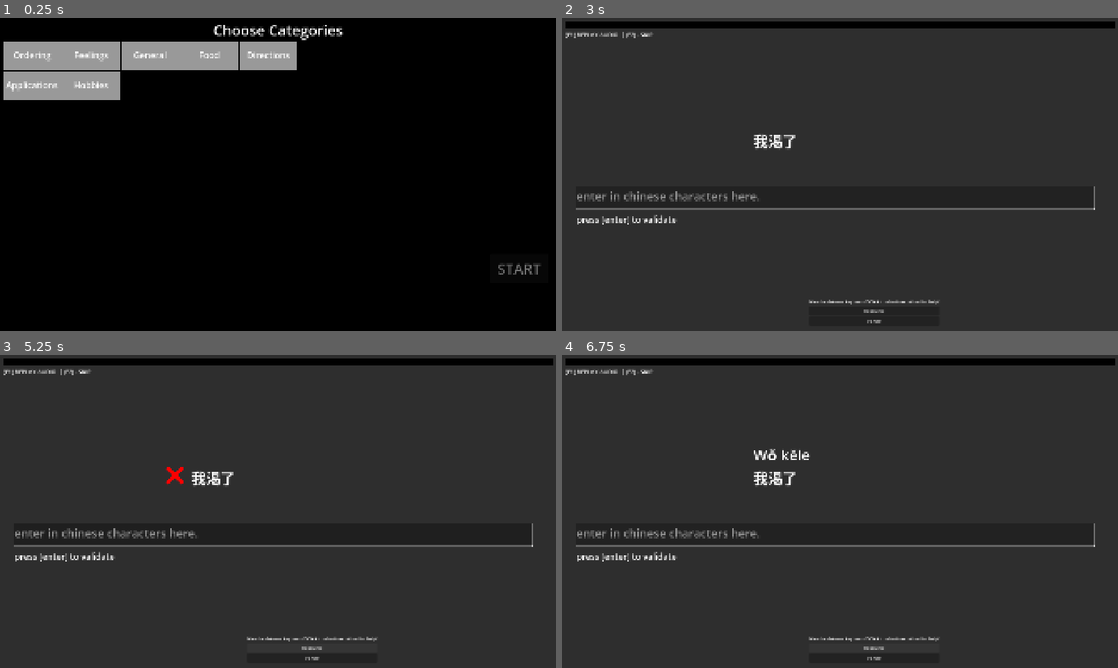
Above: before the commit, frames 1-4 (two rows, left to right).
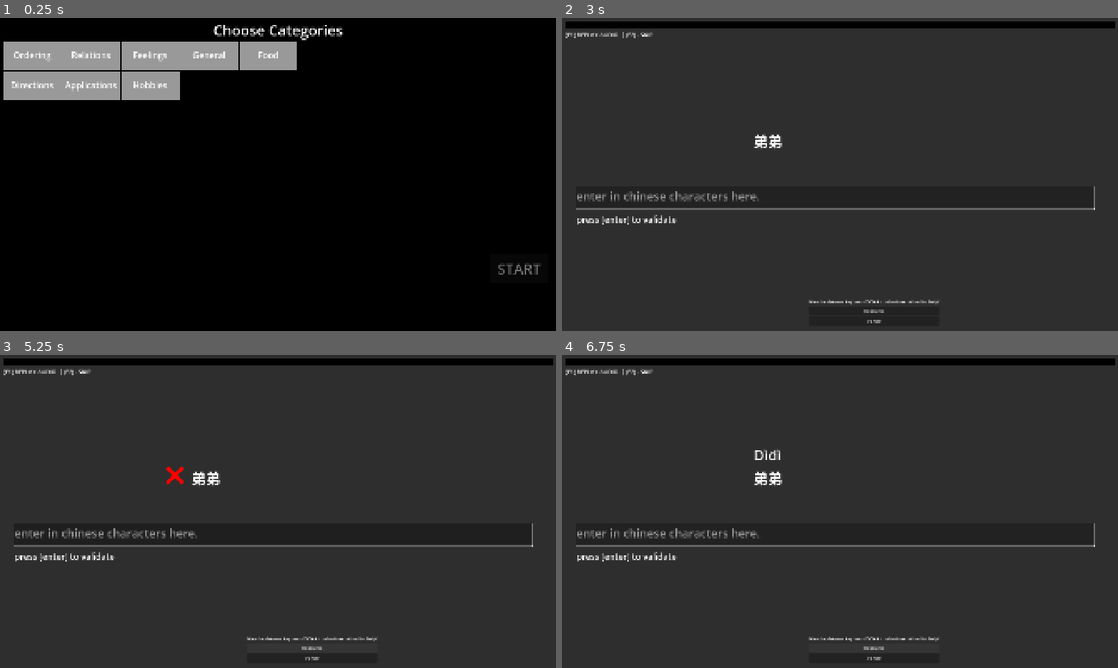
Above: after the commit, the same moments.

Repository: mathew-tran/chinese-learner
Game: Godot game, scene res://Scenes/Main.tscn
Same seed, same stepped clock (60 frames per second), same inputs: the game is played once before the commit and once after it.
Inputs (mouse positions are in pixels of both pictures, inside the frame that each line leads up to):
- Up to frame 1 (0.25 s): no input
- Up to frame 2 (3 s): click (834, 196) at 0.52 s; type "Alex" at 0.6 s; click "Resource" at 1.25 s; click (650, 55) at 2 s, where only the run after the commit has a clickable "Relations"; click "START" at 2.75 s
- Up to frame 3 (5.25 s): click "Resource" at 3.5 s; click "Resource" at 4.25 s; tap Enter at 5 s
- Up to frame 4 (6.75 s): tap Enter at 5.75, 6.5 s

The runs differ from the first frame. In frame 1, 1.5% of the frame differs, in the area x 1-53%, y 10-27%; in frame 2, 0.2%; in frame 3, 0.2%; in frame 4, 0.4%.
Error in both runs: Invalid access of index '0' on a base object of type: 'PackedStringArray'. (res://Scripts/Autoloads/Helper.gd:10)

Commit message:
add relations module

Diff:
--- /dev/null
+++ b/Content/Modules/Module_Relations.tres
@@ -0,0 +1,9 @@
+[gd_resource type="Resource" script_class="ModuleData" load_steps=2 format=3 uid="uid://w7ww43sgf38v"]
+
+[ext_resource type="Script" uid="uid://d3cqgtt72i0q" path="res://DataTypes/ModuleData.gd" id="1_novnp"]
+
+[resource]
+script = ExtResource("1_novnp")
+ModuleName = "Relations"
+Topic = "res://Content/Topics/Relationships"
+metadata/_custom_type_script = "uid://d3cqgtt72i0q"
--- /dev/null
+++ b/Content/Topics/Relationships/Sentence_Relation_Auntie.tres
@@ -0,0 +1,10 @@
+[gd_resource type="Resource" script_class="SentenceData" load_steps=2 format=3 uid="uid://btok5vlva4d51"]
+
+[ext_resource type="Script" uid="uid://clouyvwi1n3sy" path="res://DataTypes/SentenceData.gd" id="1_vi3ey"]
+
+[resource]
+script = ExtResource("1_vi3ey")
+Sentence = "阿姨"
+TranslatedSentence = "Auntie"
+Pinyin = "Āyí"
+metadata/_custom_type_script = "uid://clouyvwi1n3sy"
--- /dev/null
+++ b/Content/Topics/Relationships/Sentence_Relation_Boyfriend.tres
@@ -0,0 +1,10 @@
+[gd_resource type="Resource" script_class="SentenceData" load_steps=2 format=3 uid="uid://uryooexlq8sf"]
+
+[ext_resource type="Script" uid="uid://clouyvwi1n3sy" path="res://DataTypes/SentenceData.gd" id="1_xnf3h"]
+
+[resource]
+script = ExtResource("1_xnf3h")
+Sentence = "男朋友"
+TranslatedSentence = "Boyfriend"
+Pinyin = "Nán péngyǒu"
+metadata/_custom_type_script = "uid://clouyvwi1n3sy"
--- /dev/null
+++ b/Content/Topics/Relationships/Sentence_Relation_Daughter.tres
@@ -0,0 +1,10 @@
+[gd_resource type="Resource" script_class="SentenceData" load_steps=2 format=3 uid="uid://cbno86s7l0ew1"]
+
+[ext_resource type="Script" uid="uid://clouyvwi1n3sy" path="res://DataTypes/SentenceData.gd" id="1_whnr0"]
+
+[resource]
+script = ExtResource("1_whnr0")
+Sentence = "女儿"
+TranslatedSentence = "Daughter"
+Pinyin = "Nǚ'ér"
+metadata/_custom_type_script = "uid://clouyvwi1n3sy"
--- /dev/null
+++ b/Content/Topics/Relationships/Sentence_Relation_Father.tres
@@ -0,0 +1,10 @@
+[gd_resource type="Resource" script_class="SentenceData" load_steps=2 format=3 uid="uid://djrorssc41iu8"]
+
+[ext_resource type="Script" uid="uid://clouyvwi1n3sy" path="res://DataTypes/SentenceData.gd" id="1_yre4f"]
+
+[resource]
+script = ExtResource("1_yre4f")
+Sentence = "爸爸"
+TranslatedSentence = "Father"
+Pinyin = "Bàba"
+metadata/_custom_type_script = "uid://clouyvwi1n3sy"
--- /dev/null
+++ b/Content/Topics/Relationships/Sentence_Relation_Girlfriend.tres
@@ -0,0 +1,10 @@
+[gd_resource type="Resource" script_class="SentenceData" load_steps=2 format=3 uid="uid://gnjld5c10gj6"]
+
+[ext_resource type="Script" uid="uid://clouyvwi1n3sy" path="res://DataTypes/SentenceData.gd" id="1_pwvqq"]
+
+[resource]
+script = ExtResource("1_pwvqq")
+Sentence = "女朋友"
+TranslatedSentence = "Girlfriend"
+Pinyin = "Nǚ péngyǒu"
+metadata/_custom_type_script = "uid://clouyvwi1n3sy"
--- /dev/null
+++ b/Content/Topics/Relationships/Sentence_Relation_Grandma.tres
@@ -0,0 +1,10 @@
+[gd_resource type="Resource" script_class="SentenceData" load_steps=2 format=3 uid="uid://bmwxgvumpc8u3"]
+
+[ext_resource type="Script" uid="uid://clouyvwi1n3sy" path="res://DataTypes/SentenceData.gd" id="1_fb3t6"]
+
+[resource]
+script = ExtResource("1_fb3t6")
+Sentence = "奶奶"
+TranslatedSentence = "Grandma"
+Pinyin = "Nǎinai"
+metadata/_custom_type_script = "uid://clouyvwi1n3sy"
--- /dev/null
+++ b/Content/Topics/Relationships/Sentence_Relation_Grandpa.tres
@@ -0,0 +1,10 @@
+[gd_resource type="Resource" script_class="SentenceData" load_steps=2 format=3 uid="uid://cy2yxjxnkugi7"]
+
+[ext_resource type="Script" uid="uid://clouyvwi1n3sy" path="res://DataTypes/SentenceData.gd" id="1_q6jul"]
+
+[resource]
+script = ExtResource("1_q6jul")
+Sentence = "爷爷"
+TranslatedSentence = "Grandpa"
+Pinyin = "Yéyé"
+metadata/_custom_type_script = "uid://clouyvwi1n3sy"
--- /dev/null
+++ b/Content/Topics/Relationships/Sentence_Relation_Husband.tres
@@ -0,0 +1,10 @@
+[gd_resource type="Resource" script_class="SentenceData" load_steps=2 format=3 uid="uid://cxfu1csrjg7tq"]
+
+[ext_resource type="Script" uid="uid://clouyvwi1n3sy" path="res://DataTypes/SentenceData.gd" id="1_si5v6"]
+
+[resource]
+script = ExtResource("1_si5v6")
+Sentence = "丈夫"
+TranslatedSentence = "Husband"
+Pinyin = "Zhàngfū"
+metadata/_custom_type_script = "uid://clouyvwi1n3sy"
--- /dev/null
+++ b/Content/Topics/Relationships/Sentence_Relation_Little_Brother.tres
@@ -0,0 +1,10 @@
+[gd_resource type="Resource" script_class="SentenceData" load_steps=2 format=3 uid="uid://5ai4g2pt4pd5"]
+
+[ext_resource type="Script" uid="uid://clouyvwi1n3sy" path="res://DataTypes/SentenceData.gd" id="1_wd2a1"]
+
+[resource]
+script = ExtResource("1_wd2a1")
+Sentence = "弟弟"
+TranslatedSentence = "Younger Brother"
+Pinyin = "Dìdì"
+metadata/_custom_type_script = "uid://clouyvwi1n3sy"
--- /dev/null
+++ b/Content/Topics/Relationships/Sentence_Relation_Mom.tres
@@ -0,0 +1,10 @@
+[gd_resource type="Resource" script_class="SentenceData" load_steps=2 format=3 uid="uid://71a2yxv7e7uc"]
+
+[ext_resource type="Script" uid="uid://clouyvwi1n3sy" path="res://DataTypes/SentenceData.gd" id="1_3vass"]
+
+[resource]
+script = ExtResource("1_3vass")
+Sentence = "妈妈"
+TranslatedSentence = "Mother"
+Pinyin = "Māmā"
+metadata/_custom_type_script = "uid://clouyvwi1n3sy"
--- /dev/null
+++ b/Content/Topics/Relationships/Sentence_Relation_Older_Brother.tres
@@ -0,0 +1,10 @@
+[gd_resource type="Resource" script_class="SentenceData" load_steps=2 format=3 uid="uid://qt7d5ws70dq5"]
+
+[ext_resource type="Script" uid="uid://clouyvwi1n3sy" path="res://DataTypes/SentenceData.gd" id="1_287jt"]
+
+[resource]
+script = ExtResource("1_287jt")
+Sentence = "哥哥"
+TranslatedSentence = "Older Brother"
+Pinyin = "Gēgē"
+metadata/_custom_type_script = "uid://clouyvwi1n3sy"
--- /dev/null
+++ b/Content/Topics/Relationships/Sentence_Relation_Older_Sister.tres
@@ -0,0 +1,10 @@
+[gd_resource type="Resource" script_class="SentenceData" load_steps=2 format=3 uid="uid://dlhbs8nnxyy33"]
+
+[ext_resource type="Script" uid="uid://clouyvwi1n3sy" path="res://DataTypes/SentenceData.gd" id="1_66577"]
+
+[resource]
+script = ExtResource("1_66577")
+Sentence = "姐姐"
+TranslatedSentence = "Older Sister"
+Pinyin = "Jiějiě"
+metadata/_custom_type_script = "uid://clouyvwi1n3sy"
--- /dev/null
+++ b/Content/Topics/Relationships/Sentence_Relation_Son.tres
@@ -0,0 +1,10 @@
+[gd_resource type="Resource" script_class="SentenceData" load_steps=2 format=3 uid="uid://ub6x7abv3qvt"]
+
+[ext_resource type="Script" uid="uid://clouyvwi1n3sy" path="res://DataTypes/SentenceData.gd" id="1_gtmmv"]
+
+[resource]
+script = ExtResource("1_gtmmv")
+Sentence = "儿子"
+TranslatedSentence = "Son"
+Pinyin = "Érzǐ"
+metadata/_custom_type_script = "uid://clouyvwi1n3sy"
--- /dev/null
+++ b/Content/Topics/Relationships/Sentence_Relation_Uncle.tres
@@ -0,0 +1,10 @@
+[gd_resource type="Resource" script_class="SentenceData" load_steps=2 format=3 uid="uid://brlbs64n7f4gx"]
+
+[ext_resource type="Script" uid="uid://clouyvwi1n3sy" path="res://DataTypes/SentenceData.gd" id="1_osl1x"]
+
+[resource]
+script = ExtResource("1_osl1x")
+Sentence = "叔叔"
+TranslatedSentence = "Uncle"
+Pinyin = "Shūshu"
+metadata/_custom_type_script = "uid://clouyvwi1n3sy"
--- /dev/null
+++ b/Content/Topics/Relationships/Sentence_Relation_Wife.tres
@@ -0,0 +1,10 @@
+[gd_resource type="Resource" script_class="SentenceData" load_steps=2 format=3 uid="uid://c5hjxx1dw4lr5"]
+
+[ext_resource type="Script" uid="uid://clouyvwi1n3sy" path="res://DataTypes/SentenceData.gd" id="1_bji13"]
+
+[resource]
+script = ExtResource("1_bji13")
+Sentence = "妻子"
+TranslatedSentence = "Wife"
+Pinyin = "Qīzǐ"
+metadata/_custom_type_script = "uid://clouyvwi1n3sy"
--- /dev/null
+++ b/Content/Topics/Relationships/Sentence_Relation_Younger_Sister.tres
@@ -0,0 +1,10 @@
+[gd_resource type="Resource" script_class="SentenceData" load_steps=2 format=3 uid="uid://b4c06a5py4jl6"]
+
+[ext_resource type="Script" uid="uid://clouyvwi1n3sy" path="res://DataTypes/SentenceData.gd" id="1_amyk5"]
+
+[resource]
+script = ExtResource("1_amyk5")
+Sentence = "妹妹"
+TranslatedSentence = "Younger Sister"
+Pinyin = "Mèimei"
+metadata/_custom_type_script = "uid://clouyvwi1n3sy"
--- a/Scripts/Game.gd
+++ b/Scripts/Game.gd
@@ -50,6 +50,7 @@
 
 func _input(event: InputEvent) -> void:
 	if event.is_action_pressed("F1"):
+		Helper.SaySentence(Sentence.Sentence)
 		TargetText.SaySentence()
 		FailAttempt()
 	if event.is_action_pressed("F2"):
@@ -99,6 +100,10 @@
 	for x in AllSentences:
 		print(x)
 	AllSentences.shuffle()
+	var maxAmount = 10
+	maxAmount = clamp(len(AllSentences), len(AllSentences), maxAmount)
+	while len(AllSentences) > maxAmount:
+		AllSentences.remove_at(0)
 	ChooseNextSentence()
 
 
